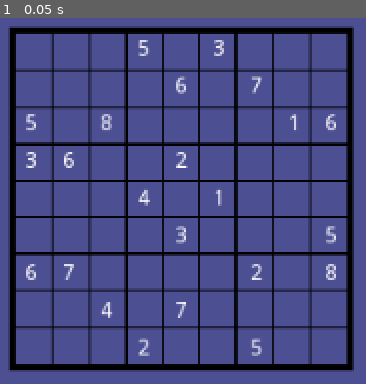
Above: before the commit, frame 1.
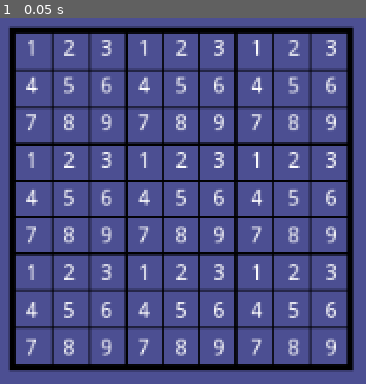
Above: after the commit, the same moment.

Repository: andrew-wilkes/godot-sudoku-solver
Game: Godot game, scene res://Main.tscn
Same seed, same stepped clock (60 frames per second), same inputs: the game is played once before the commit and once after it.
Inputs:
- Up to frame 1 (0.05 s): no input

The runs differ from the first frame. In frame 1, 6.1% of the frame differs, in the area x 7-92%, y 6-93%.

Commit message:
Add checking functions

Diff:
--- a/src/GridView.gd
+++ b/src/GridView.gd
@@ -11,7 +11,8 @@
 
 
 func _ready():
-	test()
+	pass
+	#test()
 
 
 func test():
--- a/src/Main.gd
+++ b/src/Main.gd
@@ -1 +1,44 @@
 extends Control
+
+func _ready():
+	tests()
+
+
+func in_row(n, row_index, grid):
+	return grid[row_index].has(n)
+
+
+func in_col(n, col_index, grid):
+	for row_index in grid.size():
+		if grid[row_index][col_index] == n:
+			return true
+	return false
+
+
+func in_box(n, row_index, col_index, grid):
+	row_index = row_index / 3 * 3
+	col_index = col_index / 3 * 3
+	for i in 3:
+		for j in 3:
+			if grid[row_index + i][col_index + j] == n:
+				return true
+	return false
+
+
+func ok_to_place(n, row_index, col_index, grid):
+	if in_row(n, row_index, grid) or in_col(n, col_index, grid) or in_box(n, row_index, col_index, grid):
+		return false
+	else:
+		return true
+
+
+func tests():
+	var box = [[0,1,2,0,0,0,0,0,0],[3,4,5,0,0,0,0,0,0],[0,0,9,0,0,0,0,0,0]]
+	var row = [[0,1,0,0,5,0,9,2,3], [1,0,0,5,0,9,2,3,8]]
+	var col = [[1,2],[8,3],[4,5]]
+	assert(in_col(2, 1, col))
+	assert(not in_col(8, 1, col))
+	assert(in_row(9, 1, row))
+	assert(not in_row(7, 0, row))
+	assert(in_box(4, 2, 1, box))
+	assert(not in_box(8, 2, 0, box))
--- a/src/Main.tscn
+++ b/src/Main.tscn
@@ -8,4 +8,4 @@
 anchor_bottom = 1.0
 script = ExtResource( 1 )
 
-[node name="GridContainer" parent="." instance=ExtResource( 2 )]
+[node name="GridView" parent="." instance=ExtResource( 2 )]
